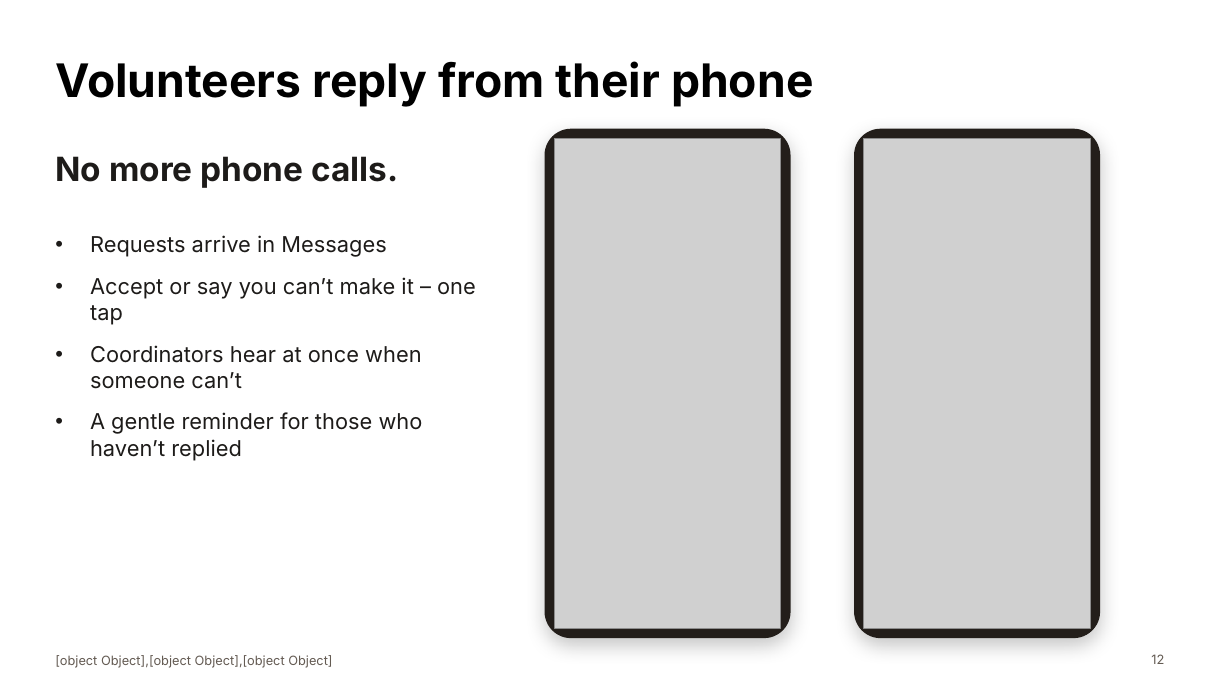
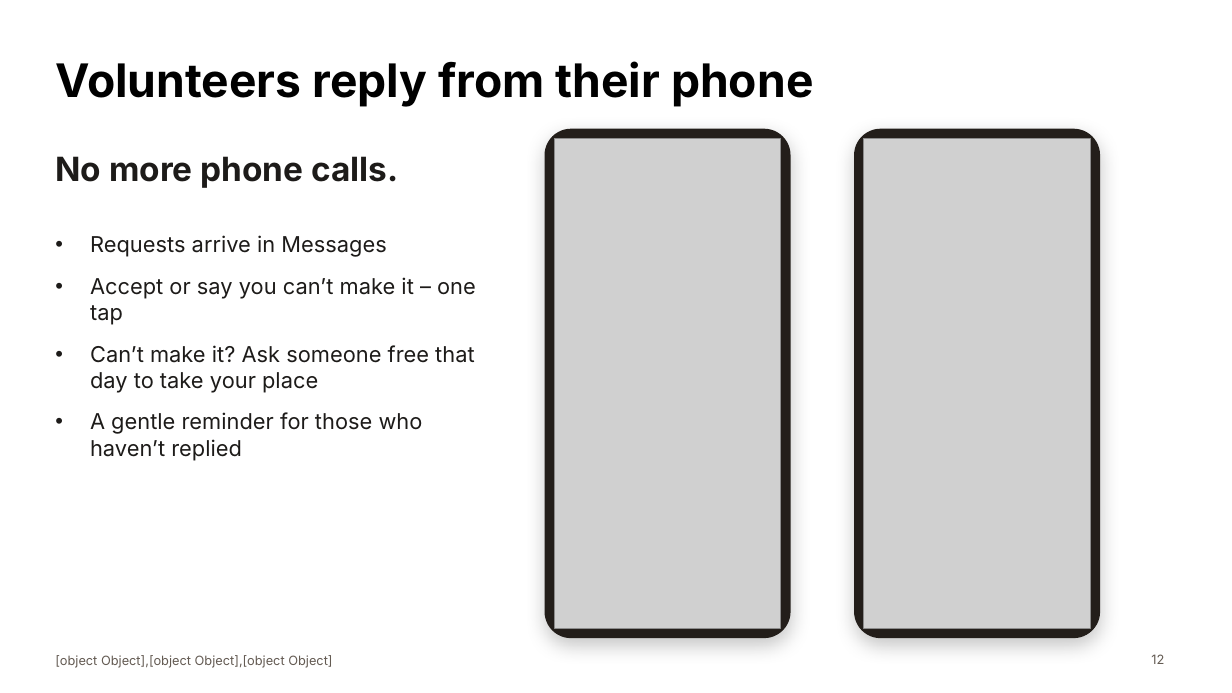
Before and after one commit to pian1966/church-hub, a slide deck: slide 12 of docs/presentation/church-and-trellis-presentation.pptx. Drawn at 1232x693 pixels with LibreOffice and Linux fonts; fonts in the diff are those of the drawing; grey boxes stand for pictures. Boxes give left, top, right and bottom in pixels: in the first picture for what was removed or moved away, otherwise in the second. Text is boxed around its words. In the diff, an @@ line names an element or a change of style, - is before the commit and + after.

```diff
--- a/docs/presentation/church-and-trellis-presentation.pptx
+++ b/docs/presentation/church-and-trellis-presentation.pptx
@@ text at box(90, 345, 474, 393): text changed @@
-• Coordinators hear at once when someone can’t
+• Can’t make it? Ask someone free that day to take your place
```
Also in this commit, not shown: 2 other slides changed, 32 other files.
